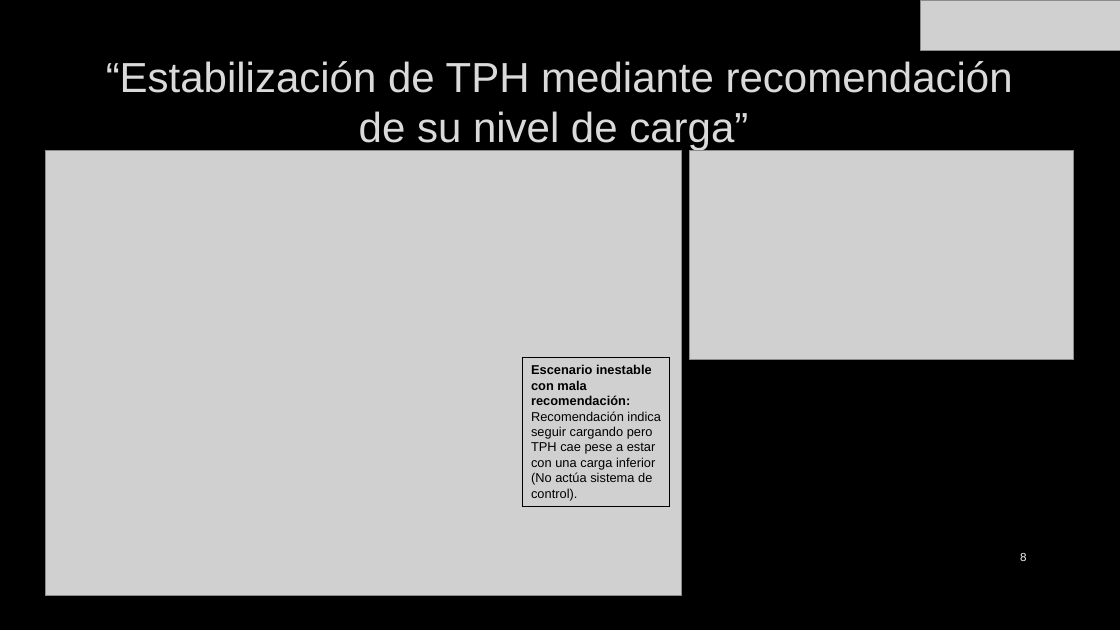
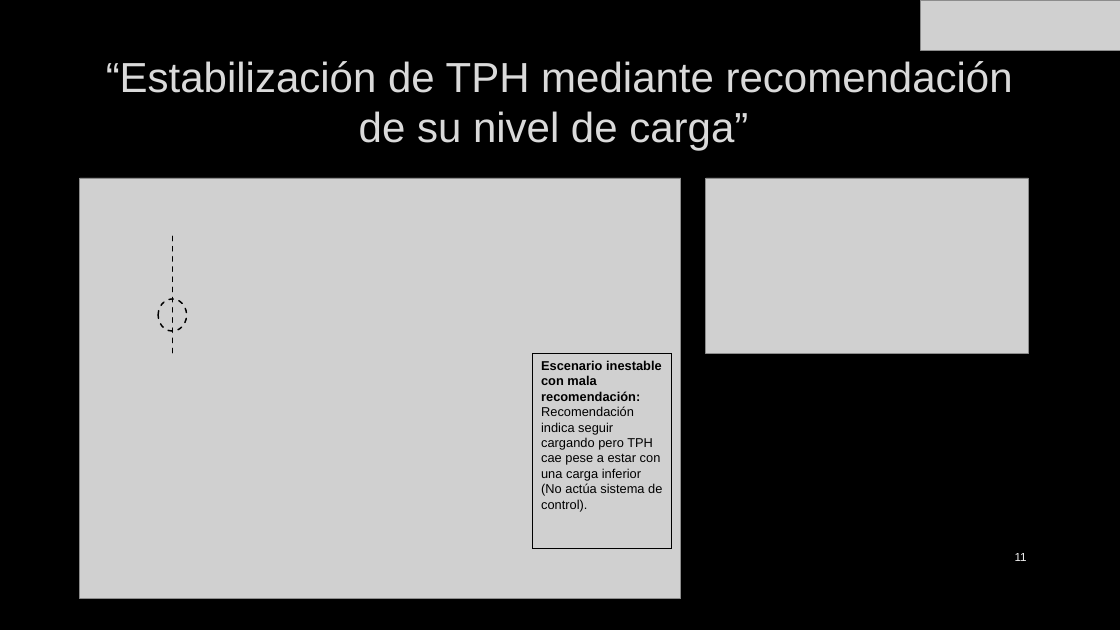
Before and after one commit to JLCdata/Reinforcement-Learning, a slide deck: slide 11 of Proyecto final - Offline Reinforcement Learning/Presentación final.pptx (slide 8 before the commit). Drawn at 1120x630 pixels with LibreOffice and Linux fonts; fonts in the diff are those of the drawing; grey boxes stand for pictures; background and template pictures are left out. Boxes give left, top, right and bottom in pixels: in the first picture for what was removed or moved away, otherwise in the second. Text is boxed around its words. In the diff, an @@ line names an element or a change of style, - is before the commit and + after.

```diff
--- a/Proyecto final - Offline Reinforcement Learning/Presentación final.pptx
+++ b/Proyecto final - Offline Reinforcement Learning/Presentación final.pptx
@@ picture: place and size @@
-picture at (45, 150, 681, 596)
+picture at (80, 178, 681, 599)
@@ picture: place and size @@
-picture at (690, 150, 1075, 360)
+picture at (706, 178, 1028, 354)
@@ line added from (172, 236) to (172, 354), #000000 1.25 pt dashed @@
@@ ellipse added at (158, 299, 187, 331), outline #000000 1.25 pt dashed @@
@@ rectangle "Escenario inestable con mala recomendación: ...": place and size @@
-rectangle "Escenario inestable con mala recomendación: ..." at (523, 358, 670, 507)
+rectangle "Escenario inestable con mala recomendación: ..." at (533, 354, 671, 549)
@@ page number at (1015, 553, 1027, 561): text changed @@
-8
+11
```
Also in this commit, not shown: 6 other slides changed, 3 slides added, 8 other files.
